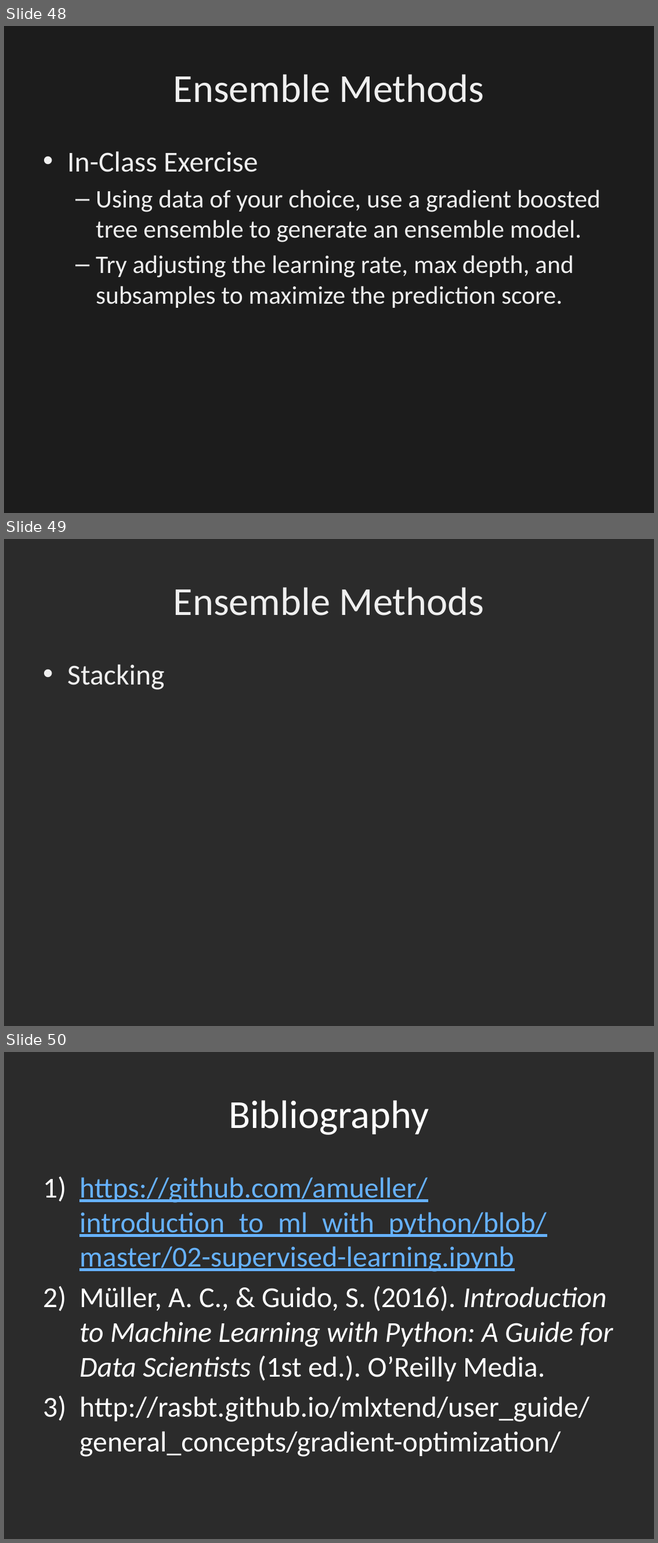
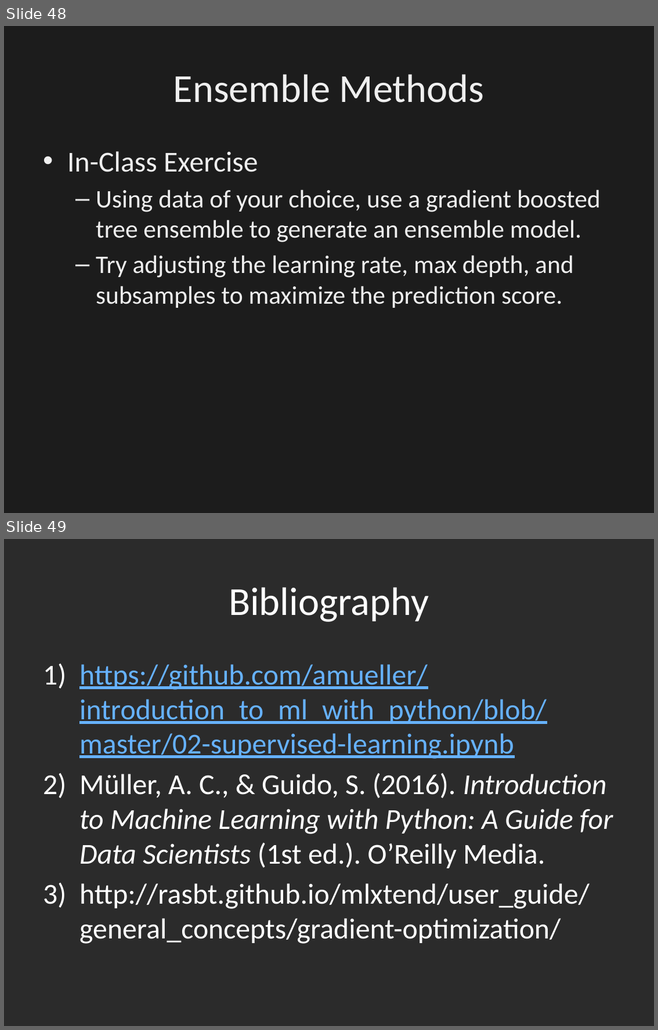
Before and after one commit to dbowmans46/PracticalProgramming, a slide deck: Session 7 - Python/Instructional Material/Machine Learning Slides/Session 7 - Python ML 9: Ensemble Methods.odp. Shown one above the other, each under a label of ours: slides 48, 49 and 50 before the commit, slides 48 and 49 after it. The pictures are 658x1543 and 658x1030 pixels, drawn with LibreOffice and Linux fonts; fonts in the diff are those of the drawing; background and template pictures are left out; a plain dark background stands for a picture behind light text. Boxes give left, top, right and bottom in pixels: in the first picture for what was removed or moved away, otherwise in the second. Text is boxed around its words. In the diff, an @@ line names an element or a change of style, - is before the commit and + after.

```diff
--- a/Session 7 - Python/Instructional Material/Machine Learning Slides/Session 7 - Python ML 9: Ensemble Methods.odp
+++ b/Session 7 - Python/Instructional Material/Machine Learning Slides/Session 7 - Python ML 9: Ensemble Methods.odp
@@ slide 49 removed at [4, 539, 654, 1026], background picture (left out) @@
@@ title removed at [173, 587, 484, 616] @@
-Ensemble Methods
@@ text removed at [67, 664, 164, 690] @@
-• Stacking
@@ what was slide 50 is now slide 49 @@
```
Also in this commit, not shown: 1 slide changed.
